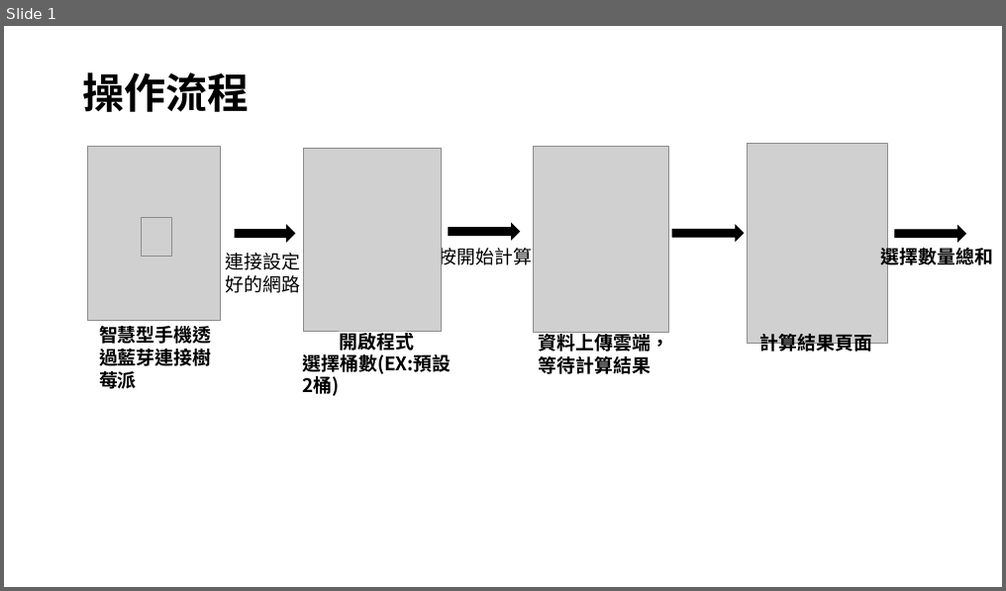
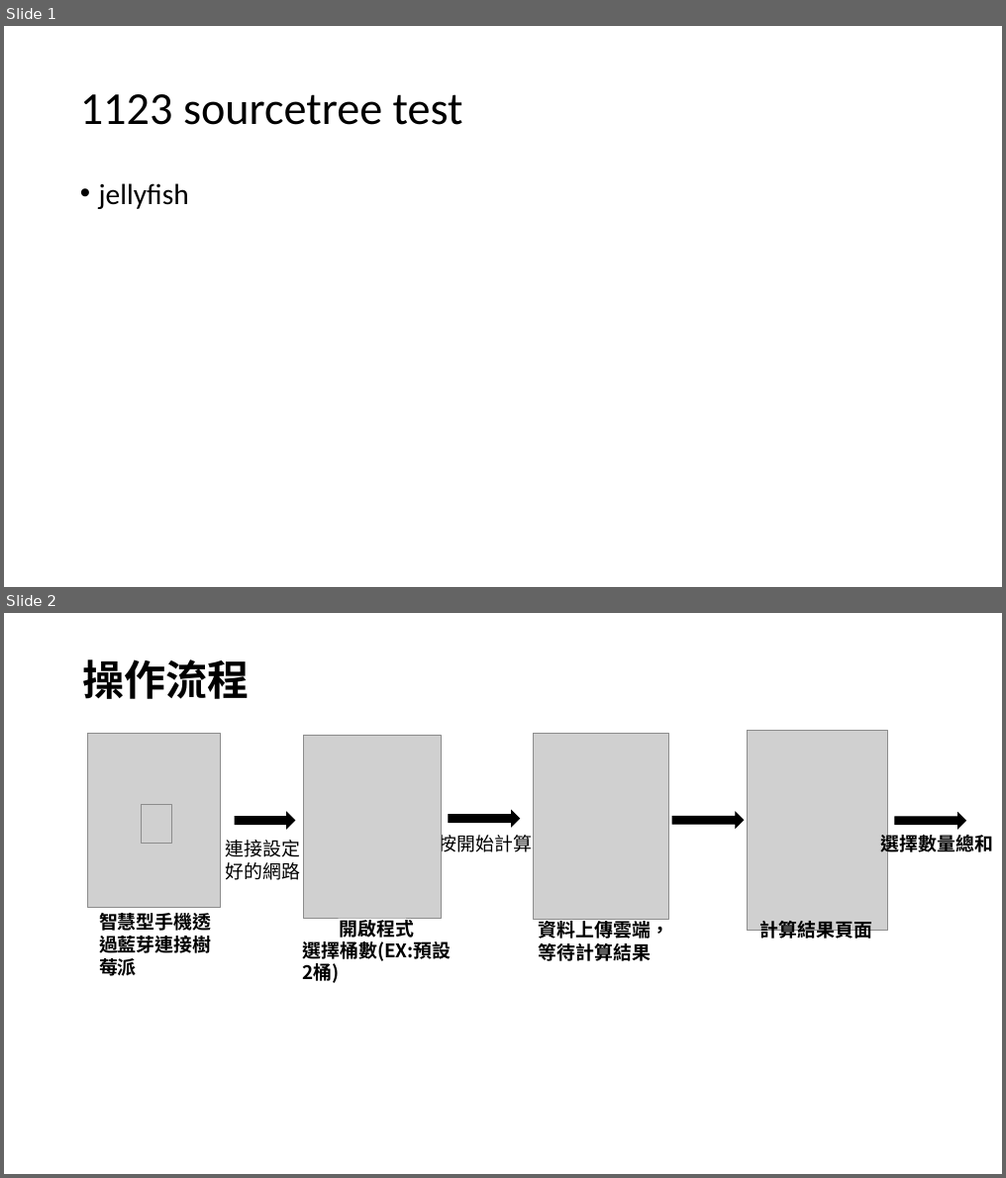
Before and after one commit to yingchan39/-, a slide deck: 新流程1123.pptx. Shown one above the other, each under a label of ours: slide 1 before the commit, slides 1 and 2 after it. The pictures are 1006x591 and 1006x1178 pixels, drawn with LibreOffice and Linux fonts; fonts in the diff are those of the drawing; grey boxes stand for pictures. Boxes give left, top, right and bottom in pixels: in the first picture for what was removed or moved away, otherwise in the second. Text is boxed around its words. In the diff, an @@ line names an element or a change of style, - is before the commit and + after.

Commit message:
test fot 1123

```diff
--- a/新流程1123.pptx
+++ b/新流程1123.pptx
@@ slide 1 added at <box>4,26,1002,587</box>, background #FFFFFF @@
@@ title added at <box>80,94,463,125</box>, 44 pt, text #000000 @@
+1123 sourcetree test
@@ text added at <box>99,183,189,209</box>, 28 pt, text #000000 @@
+• jellyfish
@@ what was slide 1 is now slide 2 @@
```
